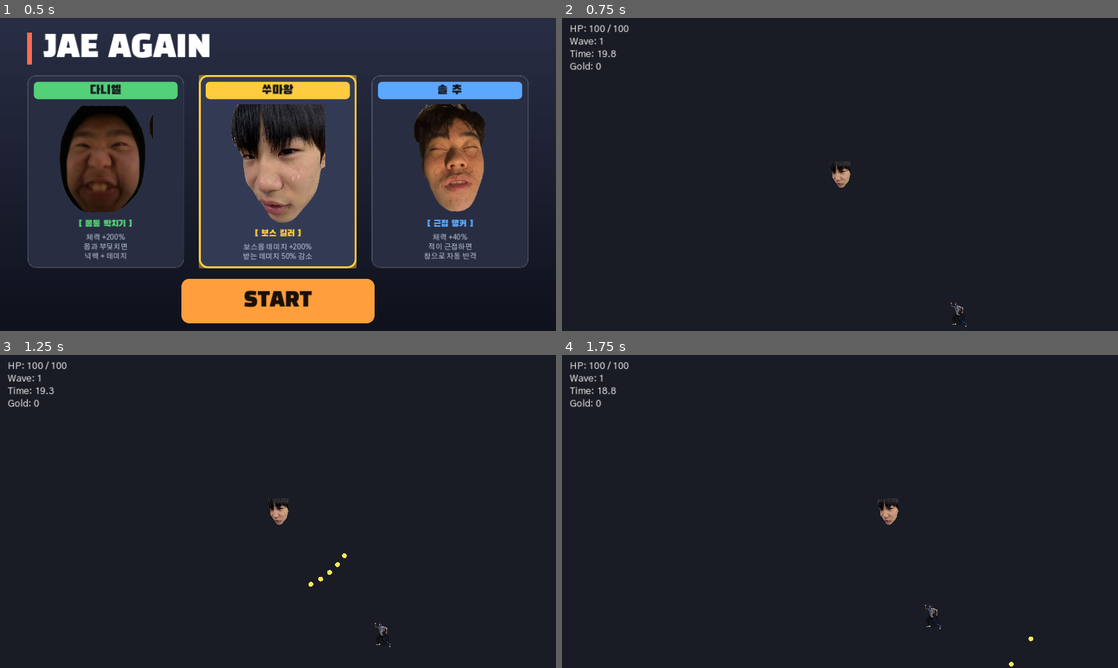
Above: before the commit, frames 1-4 (two rows, left to right).
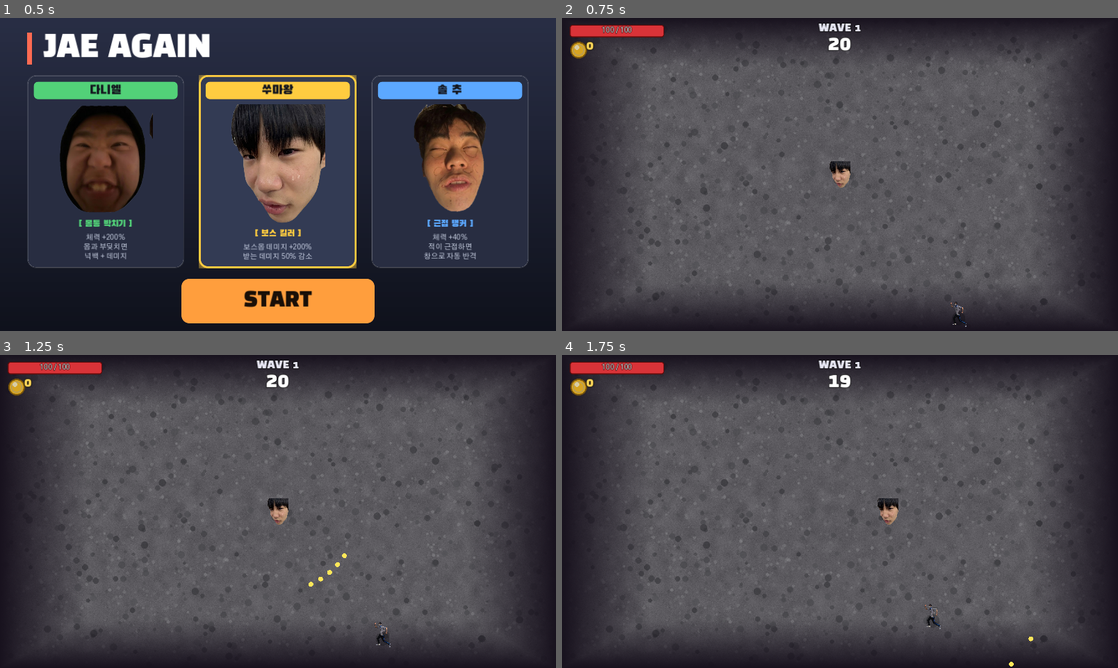
Above: after the commit, the same moments.

Repository: enrode63/-BROTATO
Game: Godot game, scene res://scenes/character_select.tscn
Same seed, same stepped clock (60 frames per second), same inputs: the game is played once before the commit and once after it.
Inputs:
- Up to frame 1 (0.5 s): no input
- Up to frame 2 (0.75 s): click "START" at 0.5 s
- Up to frame 3 (1.25 s): no input
- Up to frame 4 (1.75 s): tap Enter at 1.25, 1.35 s; hold Right from 1.28 s (still down); tap Space at 1.52 s

Frame 1 is identical in both runs. In frame 2, 78% of the frame differs, in the area x 1-96%, y 1-96%; in frame 3, 77%; in frame 4, 78%.

Commit message:
Brotato-style UI: textured map, HP bar, coin gold, coin drops + damage numbers
Co-Authored-By: Claude Opus 4.8 <noreply@anthropic.com>

Diff:
--- /dev/null
+++ b/scripts/damage_number.gd
@@ -0,0 +1,27 @@
+class_name DamageNumber
+extends Node2D
+## Small white number that floats up and fades when an enemy is hit.
+
+const LIFETIME := 0.55
+
+var _life := LIFETIME
+
+
+func setup(amount: int, color: Color = Color.WHITE) -> void:
+	var l := Label.new()
+	l.text = str(amount)
+	l.add_theme_font_size_override("font_size", 18)
+	l.add_theme_color_override("font_color", color)
+	l.add_theme_constant_override("outline_size", 5)
+	l.add_theme_color_override("font_outline_color", Color(0, 0, 0, 0.85))
+	l.position = Vector2(-9, -14)
+	l.z_index = 5
+	add_child(l)
+
+
+func _process(delta: float) -> void:
+	position.y -= 46.0 * delta
+	_life -= delta
+	modulate.a = clampf(_life / LIFETIME, 0.0, 1.0)
+	if _life <= 0.0:
+		queue_free()
--- a/scripts/enemy.gd
+++ b/scripts/enemy.gd
@@ -166,13 +166,26 @@
 
 func take_damage(amount: int) -> void:
 	health -= amount
+	_spawn_damage_number(amount)
 	queue_redraw()
 	if health <= 0:
 		_die()
 
 
+func _spawn_damage_number(amount: int) -> void:
+	if amount <= 0:
+		return
+	var dn := DamageNumber.new()
+	dn.setup(amount)
+	dn.global_position = global_position + Vector2(_rng.randf_range(-8.0, 8.0), -body_radius)
+	get_tree().current_scene.add_child(dn)
+
+
 func _die() -> void:
-	GameState.add_gold(gold_reward)
+	var p := GoldPickup.new()
+	p.setup(gold_reward)
+	p.global_position = global_position + Vector2(_rng.randf_range(-10.0, 10.0), _rng.randf_range(-10.0, 10.0))
+	get_tree().current_scene.add_child(p)
 	queue_free()
 
 
--- /dev/null
+++ b/scripts/gold_pickup.gd
@@ -0,0 +1,49 @@
+class_name GoldPickup
+extends Node2D
+## A coin dropped by a dead enemy. Sits on the ground until the player gets
+## close, then flies into them (magnet) and is collected as gold.
+
+const MAGNET_RANGE := 145.0
+const COLLECT_RANGE := 16.0
+
+var value: int = 1
+var _player: Node2D = null
+
+
+func setup(v: int) -> void:
+	value = v
+
+
+func _ready() -> void:
+	add_to_group("pickup")
+	var tex := load("res://assets/coin.png") as Texture2D
+	if tex != null:
+		var s := Sprite2D.new()
+		s.texture = tex
+		s.scale = Vector2.ONE * (18.0 / float(tex.get_height()))
+		s.z_index = 2
+		add_child(s)
+
+
+func _process(delta: float) -> void:
+	if _player == null or not is_instance_valid(_player):
+		_player = get_tree().get_first_node_in_group("player")
+		if _player == null:
+			return
+	var d := global_position.distance_to(_player.global_position)
+	if d <= COLLECT_RANGE:
+		_collect()
+	elif d <= MAGNET_RANGE:
+		var spd := 190.0 + (MAGNET_RANGE - d) * 3.5
+		global_position = global_position.move_toward(_player.global_position, spd * delta)
+
+
+func _collect() -> void:
+	GameState.add_gold(value)
+	queue_free()
+
+
+## Grant the gold without needing the player to walk over it (used at wave end).
+func force_collect() -> void:
+	GameState.add_gold(value)
+	queue_free()
--- a/scripts/main.gd
+++ b/scripts/main.gd
@@ -16,11 +16,13 @@
 var player: Player
 var _rng := RandomNumberGenerator.new()
 
+var _hp_bar: ProgressBar
 var _hp_label: Label
 var _wave_label: Label
 var _timer_label: Label
 var _gold_label: Label
 var _center_label: Label
+var _font_display: Font
 
 
 func _ready() -> void:
@@ -69,6 +71,10 @@
 
 func _end_wave() -> void:
 	GameState.add_gold(5 + wave * 2)  # wave-clear bonus
+	# auto-collect any coins the player left on the ground
+	for p in get_tree().get_nodes_in_group("pickup"):
+		if p.has_method("force_collect"):
+			p.force_collect()
 	for e in get_tree().get_nodes_in_group("enemy"):
 		e.queue_free()
 	state = State.BREAK
@@ -156,11 +162,18 @@
 # --- Setup helpers -----------------------------------------------------------
 
 func _build_background() -> void:
-	var bg := ColorRect.new()
-	bg.color = Color(0.10, 0.11, 0.14)
-	bg.size = ARENA
-	bg.mouse_filter = Control.MOUSE_FILTER_IGNORE
-	add_child(bg)  # added first -> drawn behind everything
+	var tex := load("res://assets/ground.png") as Texture2D
+	if tex != null:
+		var ground := Sprite2D.new()
+		ground.texture = tex
+		ground.centered = false
+		ground.z_index = -10
+		add_child(ground)
+	else:
+		var bg := ColorRect.new()
+		bg.color = Color(0.10, 0.11, 0.14)
+		bg.size = ARENA
+		add_child(bg)
 
 
 func _build_player() -> void:
@@ -172,43 +185,99 @@
 
 
 func _build_hud() -> void:
+	_font_display = load("res://fonts/BlackHanSans-Regular.ttf")
 	var layer := CanvasLayer.new()
 	add_child(layer)
 
-	var vbox := VBoxContainer.new()
-	vbox.position = Vector2(16, 12)
-	layer.add_child(vbox)
-	_hp_label = _make_label(vbox, 20)
-	_wave_label = _make_label(vbox, 20)
-	_timer_label = _make_label(vbox, 20)
-	_gold_label = _make_label(vbox, 20)
-
+	# --- Health bar (top-left) ---
+	_hp_bar = ProgressBar.new()
+	_hp_bar.show_percentage = false
+	_hp_bar.position = Vector2(16, 14)
+	_hp_bar.custom_minimum_size = Vector2(196, 26)
+	_hp_bar.size = Vector2(196, 26)
+	_hp_bar.add_theme_stylebox_override("background", _bar_style(Color(0.09, 0.09, 0.12), Color(0, 0, 0, 0.6)))
+	_hp_bar.add_theme_stylebox_override("fill", _bar_style(Color(0.85, 0.20, 0.22), Color(0.4, 0.05, 0.05)))
+	layer.add_child(_hp_bar)
+
+	_hp_label = Label.new()
+	_hp_label.position = Vector2(16, 14)
+	_hp_label.size = Vector2(196, 26)
+	_hp_label.horizontal_alignment = HORIZONTAL_ALIGNMENT_CENTER
+	_hp_label.vertical_alignment = VERTICAL_ALIGNMENT_CENTER
+	_hp_label.add_theme_font_size_override("font_size", 15)
+	_hp_label.add_theme_constant_override("outline_size", 4)
+	_hp_label.add_theme_color_override("font_outline_color", Color(0, 0, 0, 0.8))
+	layer.add_child(_hp_label)
+
+	# --- Gold (coin icon + amount, under the bar) ---
+	var coin := TextureRect.new()
+	coin.texture = load("res://assets/coin.png")
+	coin.stretch_mode = TextureRect.STRETCH_KEEP_ASPECT_CENTERED
+	coin.position = Vector2(14, 46)
+	coin.size = Vector2(30, 30)
+	layer.add_child(coin)
+
+	_gold_label = Label.new()
+	_gold_label.position = Vector2(50, 44)
+	_gold_label.add_theme_font_override("font", _font_display)
+	_gold_label.add_theme_font_size_override("font_size", 26)
+	_gold_label.add_theme_color_override("font_color", Color(1.0, 0.85, 0.35))
+	_gold_label.add_theme_constant_override("outline_size", 5)
+	_gold_label.add_theme_color_override("font_outline_color", Color(0, 0, 0, 0.85))
+	layer.add_child(_gold_label)
+
+	# --- Wave + timer (top-center) ---
+	_wave_label = _centered_label(layer, 22, 10)
+	_wave_label.add_theme_color_override("font_color", Color(0.9, 0.9, 0.95))
+	_timer_label = _centered_label(layer, 40, 34)
+
+	# --- Big center message (wave clear / game over) ---
 	_center_label = Label.new()
-	_center_label.add_theme_font_size_override("font_size", 40)
+	_center_label.add_theme_font_override("font", _font_display)
+	_center_label.add_theme_font_size_override("font_size", 44)
 	_center_label.horizontal_alignment = HORIZONTAL_ALIGNMENT_CENTER
 	_center_label.vertical_alignment = VERTICAL_ALIGNMENT_CENTER
 	_center_label.set_anchors_preset(Control.PRESET_FULL_RECT)
+	_center_label.add_theme_constant_override("outline_size", 6)
+	_center_label.add_theme_color_override("font_outline_color", Color(0, 0, 0, 0.85))
 	layer.add_child(_center_label)
 
 
-func _make_label(parent: Node, size: int) -> Label:
+func _bar_style(fill: Color, border: Color) -> StyleBoxFlat:
+	var s := StyleBoxFlat.new()
+	s.bg_color = fill
+	s.set_corner_radius_all(5)
+	s.set_border_width_all(2)
+	s.border_color = border
+	return s
+
+
+func _centered_label(layer: CanvasLayer, size: int, y: float) -> Label:
 	var l := Label.new()
+	l.set_anchors_preset(Control.PRESET_TOP_WIDE)
+	l.position.y = y
+	l.horizontal_alignment = HORIZONTAL_ALIGNMENT_CENTER
+	l.add_theme_font_override("font", _font_display)
 	l.add_theme_font_size_override("font_size", size)
-	parent.add_child(l)
+	l.add_theme_constant_override("outline_size", 5)
+	l.add_theme_color_override("font_outline_color", Color(0, 0, 0, 0.85))
+	layer.add_child(l)
 	return l
 
 
 func _update_hud() -> void:
 	if player == null or not is_instance_valid(player):
 		return
-	_hp_label.text = "HP: %d / %d" % [player.health, player.max_health]
-	_wave_label.text = "Wave: %d" % wave
-	_gold_label.text = "Gold: %d" % GameState.gold
+	_hp_bar.max_value = player.max_health
+	_hp_bar.value = player.health
+	_hp_label.text = "%d / %d" % [player.health, player.max_health]
+	_gold_label.text = str(GameState.gold)
+	_wave_label.text = "WAVE %d" % wave
 	match state:
 		State.WAVE:
-			_timer_label.text = "Time: %0.1f" % maxf(timer, 0.0)
+			_timer_label.text = str(int(ceil(maxf(timer, 0.0))))
 		State.BREAK:
-			_timer_label.text = "Next: %0.1f" % maxf(timer, 0.0)
+			_timer_label.text = str(int(ceil(maxf(timer, 0.0))))
 		_:
 			_timer_label.text = ""
 
Binary file added: assets/coin.png
Binary file added: assets/ground.png
Not shown, changed: README.md
